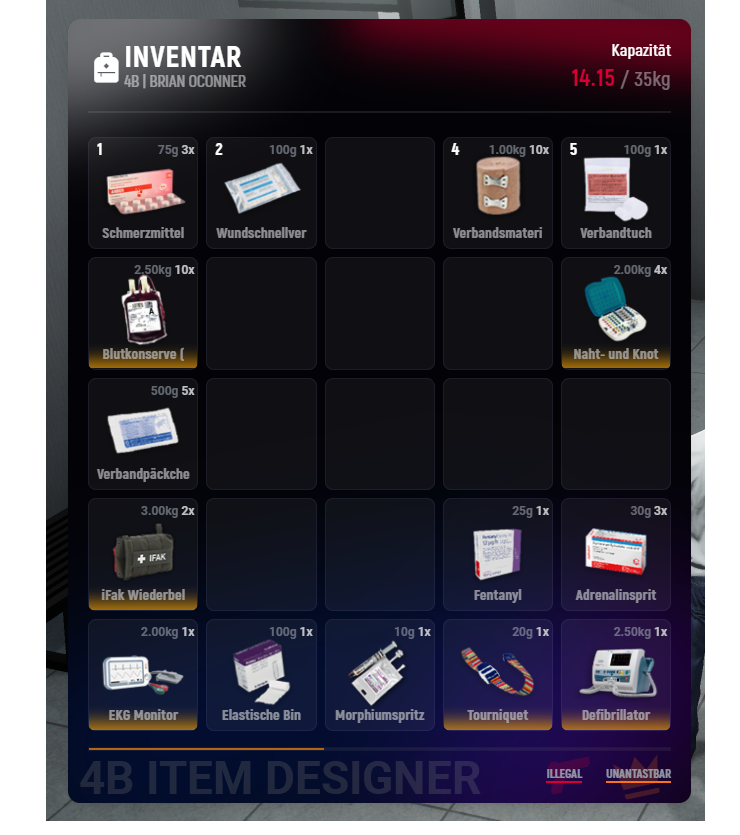
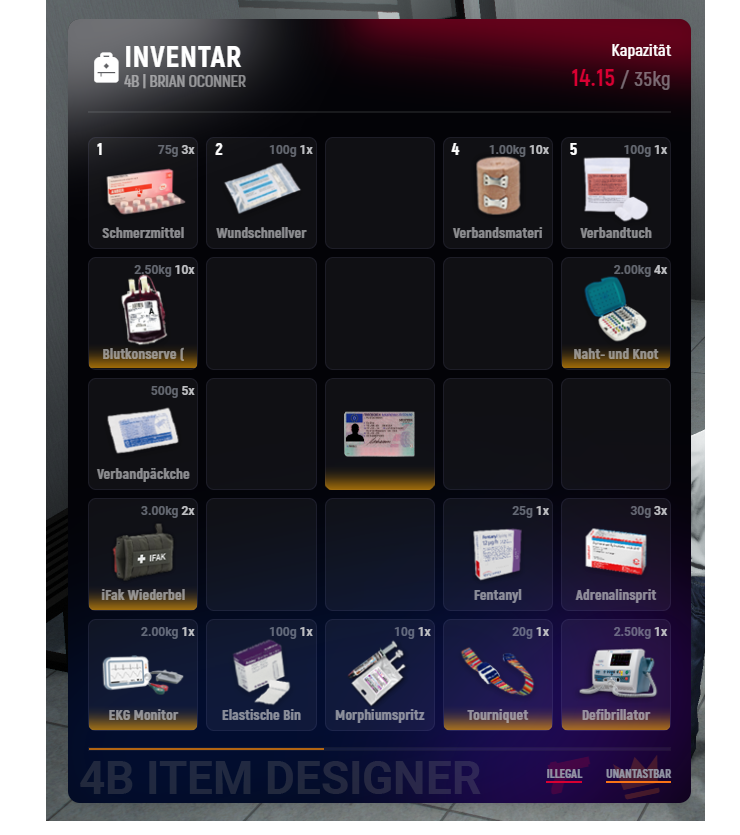
Layered file, before and after one edit (w=740, h=835). Changes by layer:
painted on "DOUBLE CLICK HERE" over [325, 411, 435, 490]
